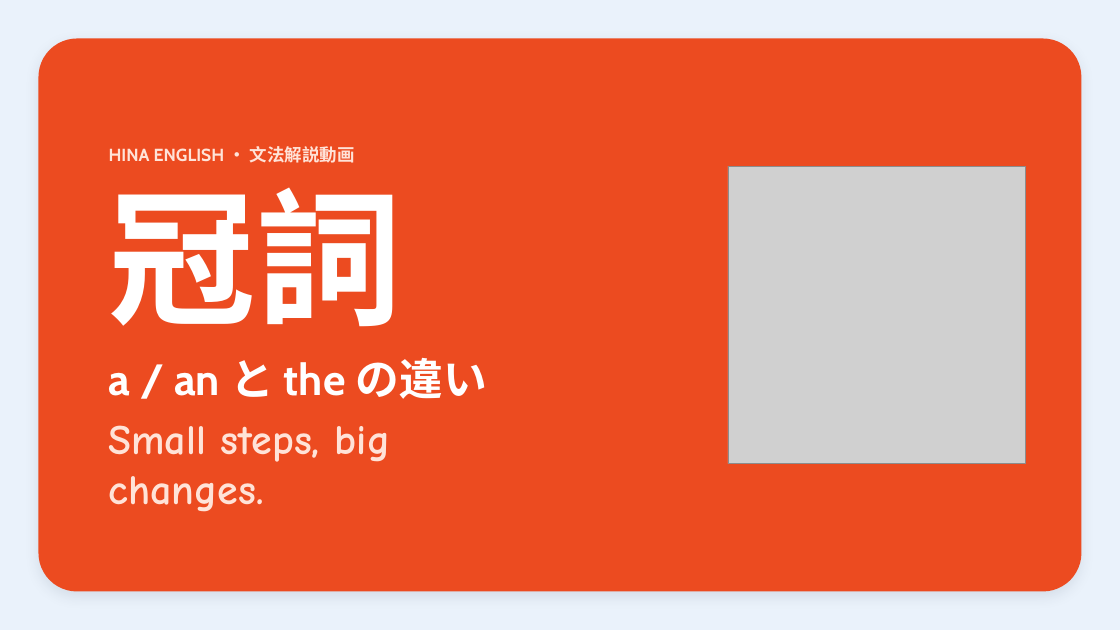
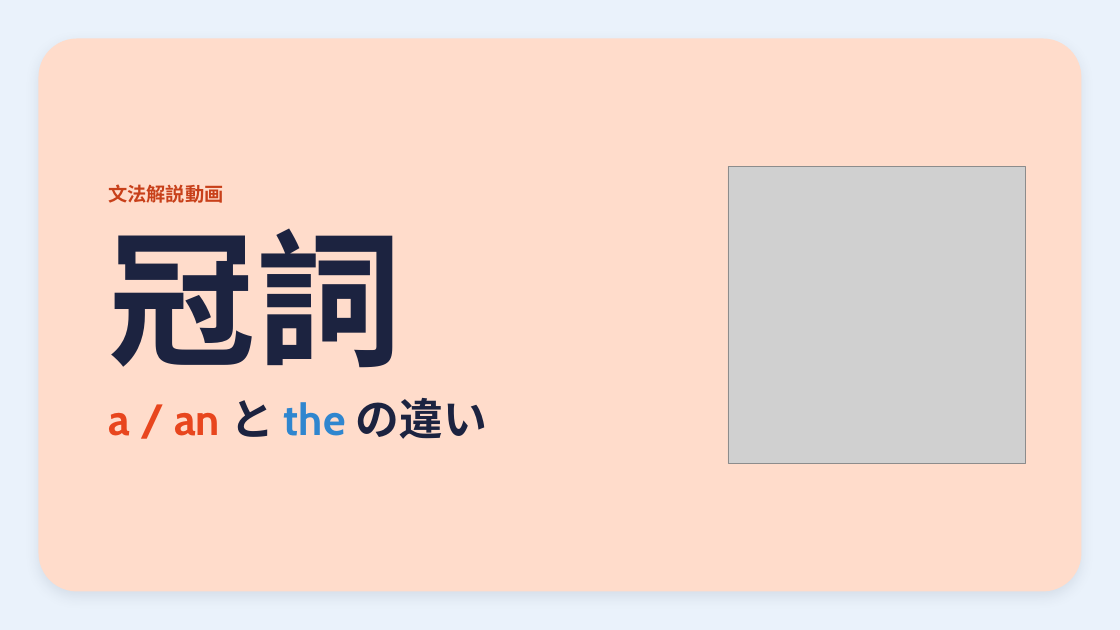
Before and after one commit to hinakajisaki-dev/hina-english, a slide deck: slide 1 of matome/a-the/a-the-slides.pptx. Drawn at 1120x630 pixels with LibreOffice and Linux fonts; fonts in the diff are those of the drawing; grey boxes stand for pictures. Boxes give left, top, right and bottom in pixels: in the first picture for what was removed or moved away, otherwise in the second. Text is boxed around its words. In the diff, an @@ line names an element or a change of style, - is before the commit and + after.

```diff
--- a/matome/a-the/a-the-slides.pptx
+++ b/matome/a-the/a-the-slides.pptx
@@ rounded rectangle at box(39, 39, 1082, 592): fill #EC4B20 to #FFDCCB @@
@@ text "冠詞": place and size @@
-text "冠詞" at box(109, 187, 403, 327)
+text "冠詞" at box(109, 228, 403, 368)
@@ text "冠詞" at box(109, 228, 403, 368): text colour #FFFFFF to #1C2340 @@
@@ text at box(108, 184, 223, 203): text changed; size 15 to 16.5 pt; font Cabin to Noto Sans CJK JP; text colour #FFE3D8 to #C8401A @@
-HINA ENGLISH ・ 文法解説動画
+文法解説動画
@@ text "a / an と the ...": place and size @@
-text "a / an と the ..." at box(108, 358, 487, 399)
+text "a / an と the ..." at box(108, 398, 487, 439)
@@ text "a / an と the ..." at box(108, 398, 487, 439): text colour #FFFFFF to #E8461E in "a / an"; text colour #FFFFFF to #1C2340 in "と の違い"; text colour #FFFFFF to #2F86CF in "the" @@
@@ text removed at box(109, 425, 390, 512) @@
-Small steps, big changes.
```
Also in this commit, not shown: 18 other slides changed, 1 slide removed, 9 other files.
